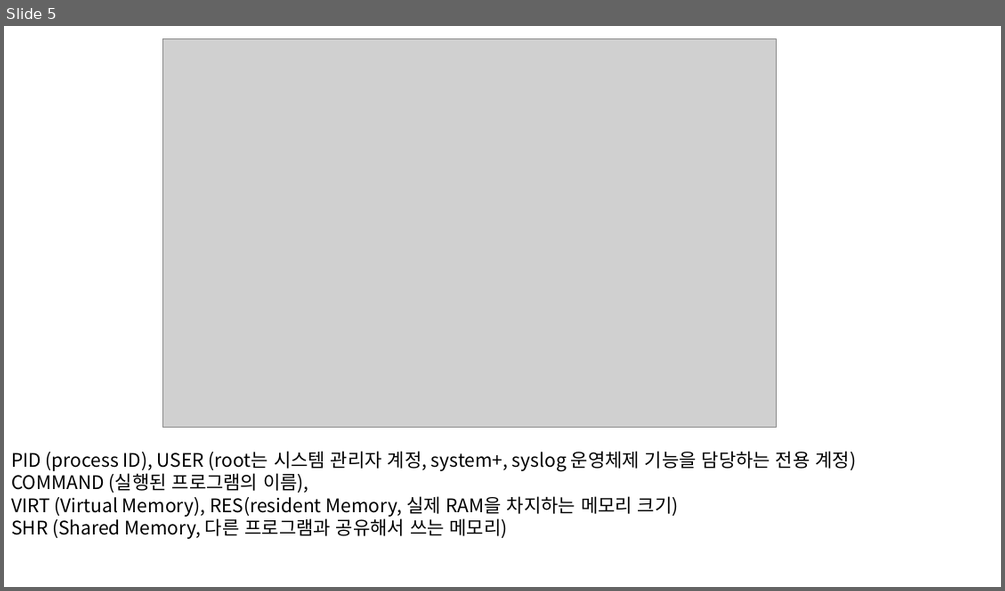
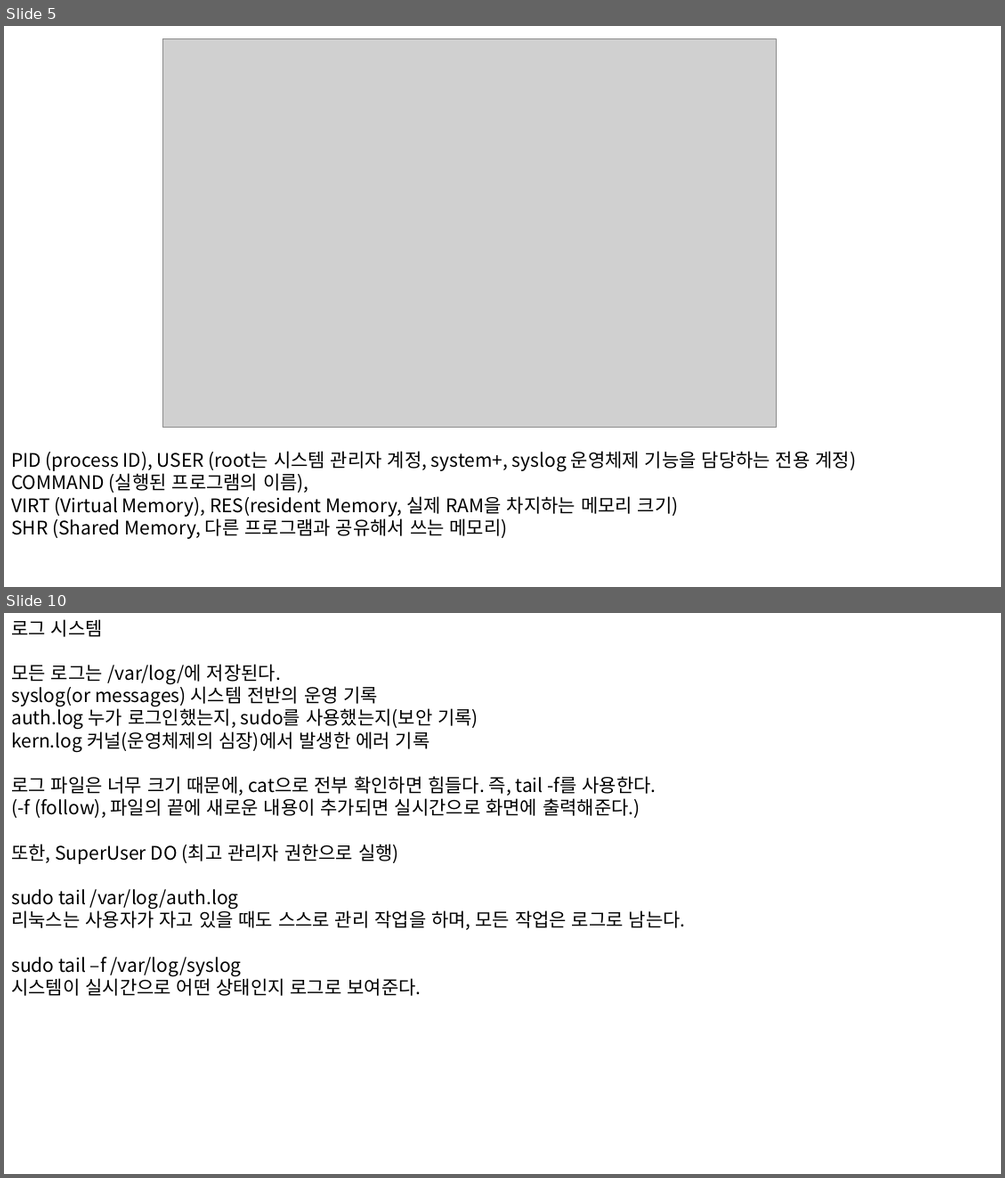
Before and after one commit to dimodimo0121/TIL, a slide deck: Linux/리눅스 공부.pptx. Shown one above the other, each under a label of ours: slide 5 before the commit, slides 5 and 10 after it; the slides between them are not shown. The pictures are 1005x591 and 1005x1178 pixels, drawn with LibreOffice and Linux fonts; fonts in the diff are those of the drawing; grey boxes stand for pictures. Boxes give left, top, right and bottom in pixels: in the first picture for what was removed or moved away, otherwise in the second. Text is boxed around its words. In the diff, an @@ line names an element or a change of style, - is before the commit and + after.

```diff
--- a/Linux/리눅스 공부.pptx
+++ b/Linux/리눅스 공부.pptx
@@ slide 10 added at box(4, 613, 1001, 1174), background #FFFFFF @@
@@ text added at box(11, 619, 686, 996), 18 pt, text #000000 @@
+로그 시스템
+모든 로그는 /var/log/에 저장된다.
+syslog(or messages) 시스템 전반의 운영 기록
+auth.log 누가 로그인했는지, sudo를 사용했는지(보안 기록)
+kern.log 커널(운영체제의 심장)에서 발생한 에러 기록
+로그 파일은 너무 크기 때문에, cat으로 전부 확인하면 힘들다. 즉, tail -f를 사용한다.
+(-f (follow), 파일의 끝에 새로운 내용이 추가되면 실시간으로 화면에 출력해준다.)
+또한, SuperUser DO (최고 관리자 권한으로 실행)
+sudo tail /var/log/auth.log
+리눅스는 사용자가 자고 있을 때도 스스로 관리 작업을 하며, 모든 작업은 로그로 남는다.
+sudo tail –f /var/log/syslog
+시스템이 실시간으로 어떤 상태인지 로그로 보여준다.
```
Also in this commit, not shown: 2 slides changed, 3 other slides added, 1 other file.
